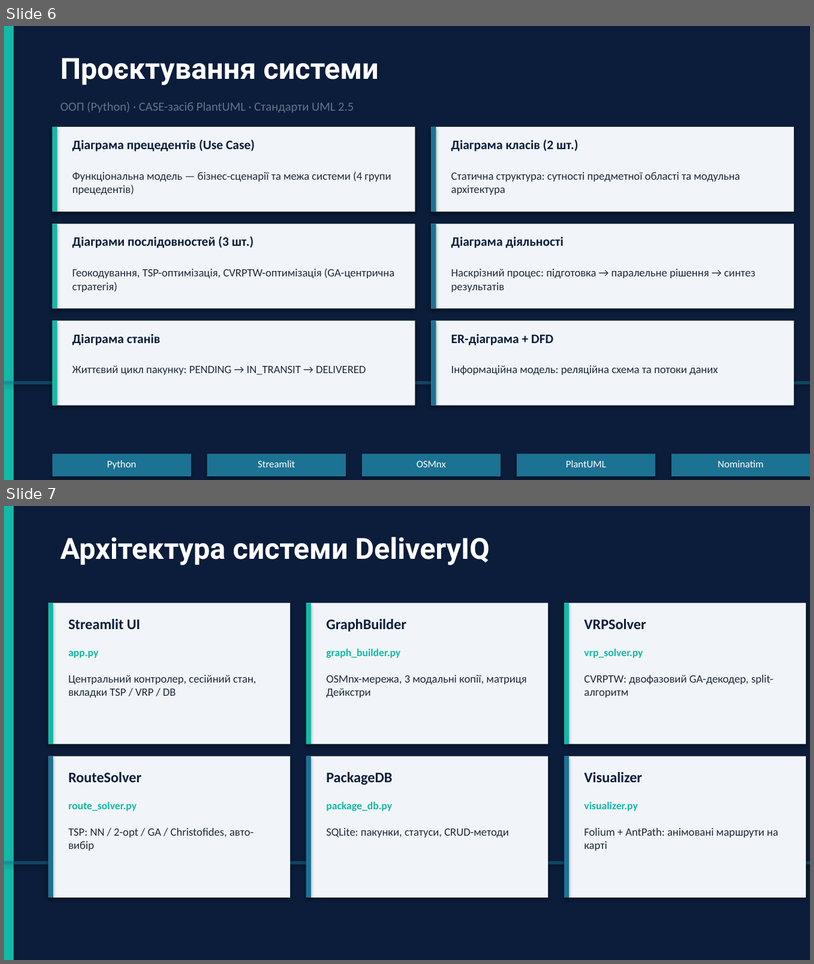
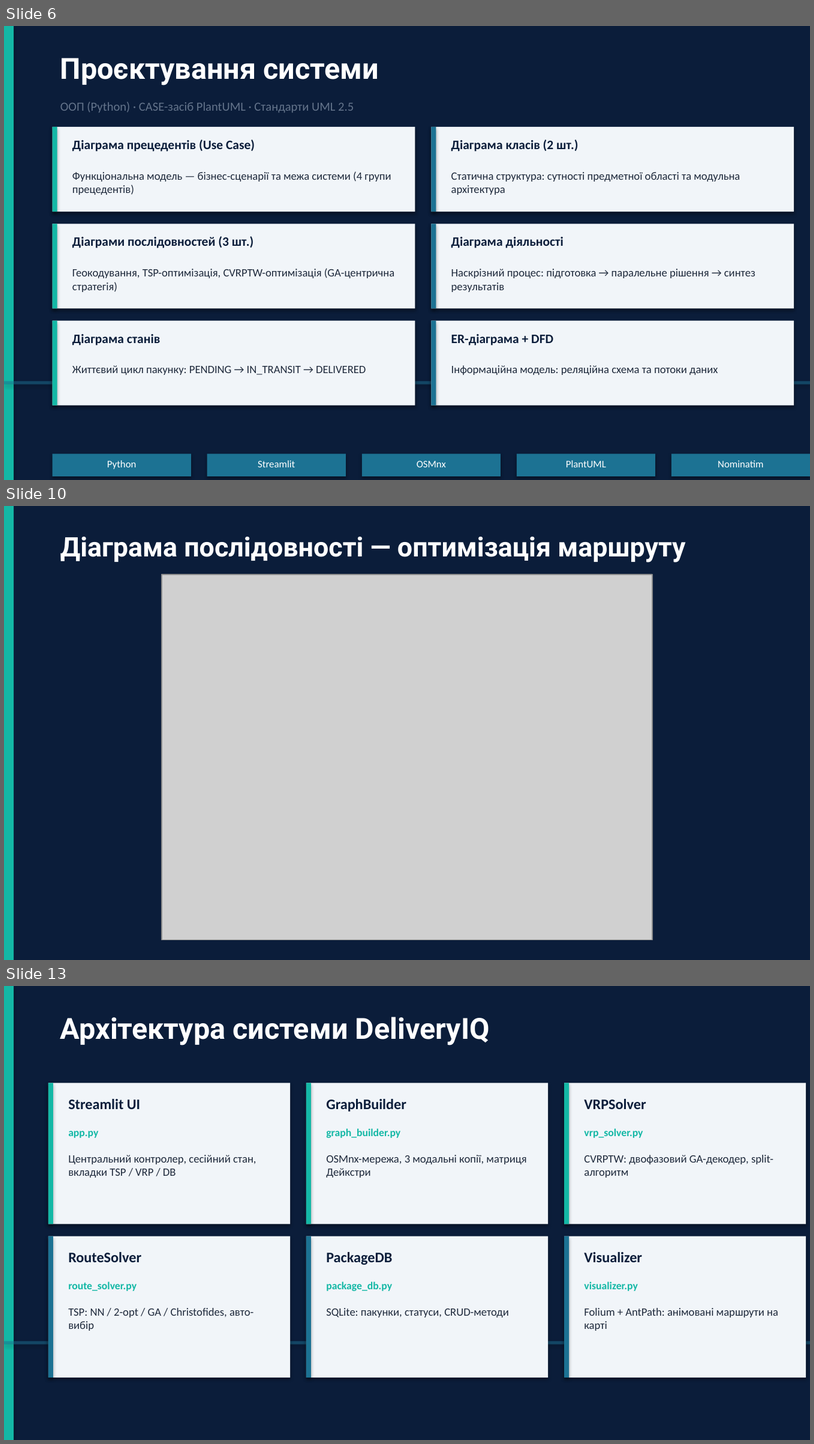
Before and after one commit to timurrte/DeliveryIQ, a slide deck: Звіт/Диплом/Презентація/Презентація_диплом_Ніколаєв.pptx. Shown one above the other, each under a label of ours: slides 6 and 7 before the commit, slides 6, 10 and 13 after it; the slides between them are not shown. The pictures are 814x964 and 814x1444 pixels, drawn with LibreOffice and Linux fonts; fonts in the diff are those of the drawing; grey boxes stand for pictures. Boxes give left, top, right and bottom in pixels: in the first picture for what was removed or moved away, otherwise in the second. Text is boxed around its words. In the diff, an @@ line names an element or a change of style, - is before the commit and + after.

```diff
--- a/Звіт/Диплом/Презентація/Презентація_диплом_Ніколаєв.pptx
+++ b/Звіт/Диплом/Презентація/Презентація_диплом_Ніколаєв.pptx
@@ slide 10 added at [4, 506, 810, 960], background #0B1D3A @@
@@ rectangle added at [4, 506, 14, 959], fill #14B8A6 @@
@@ text added at [60, 537, 686, 562], 24 pt, text #FFFFFF, bold @@
+Діаграма послідовності — оптимізація маршруту
@@ picture added at [162, 574, 653, 940] @@
@@ what was slide 7 is now slide 13 @@
```
Also in this commit, not shown: 4 slides changed, 13 other slides added, 14 other files.
